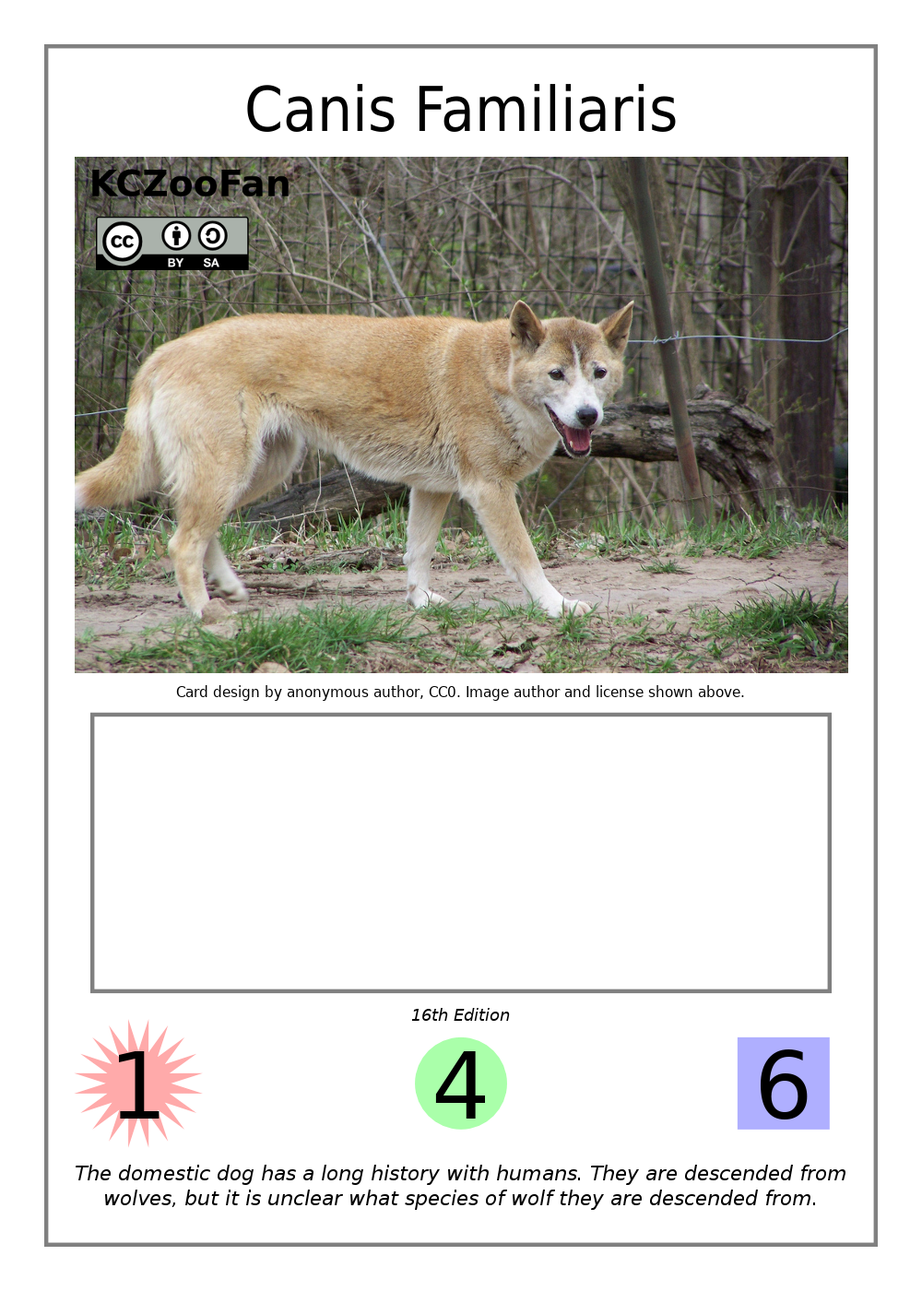
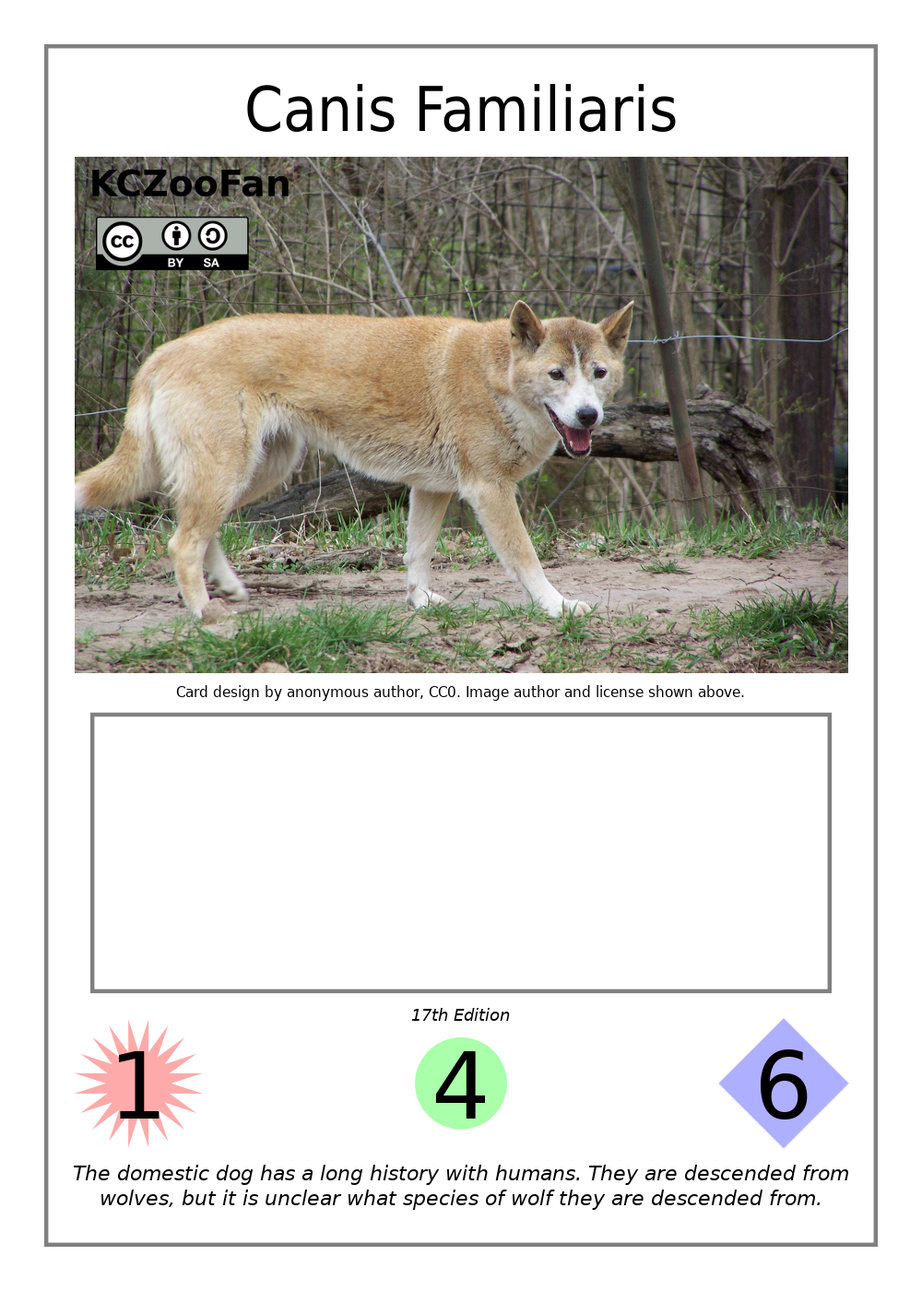
Before/after of a 922x1291 layered artwork. What changed in the layer stack:
painted on "Flavor Text" over 73, 1165, 849, 1211
painted on "Edition Indicator" over 422, 1009, 433, 1022
painted on "Creature Template" over 718, 1018, 850, 1150
